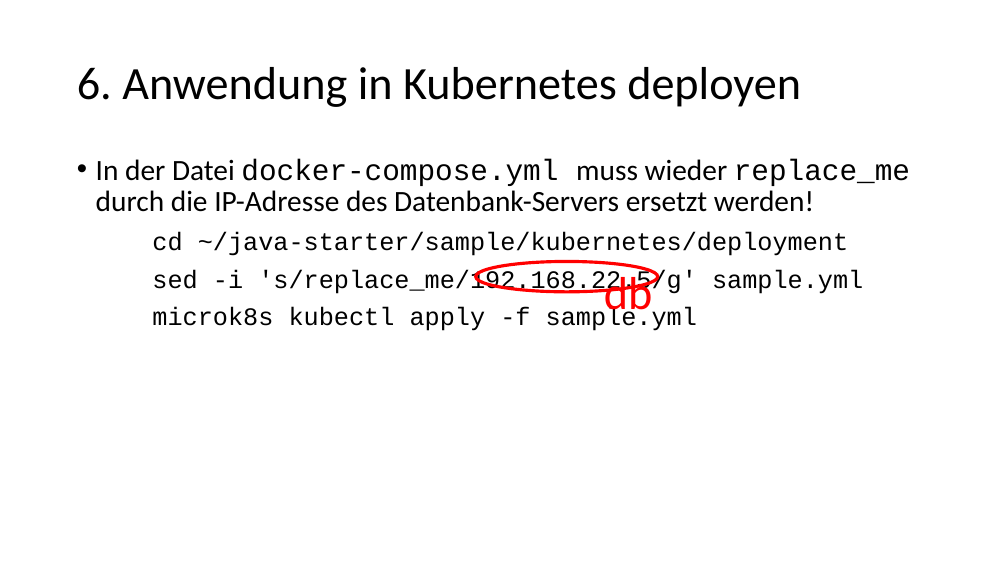
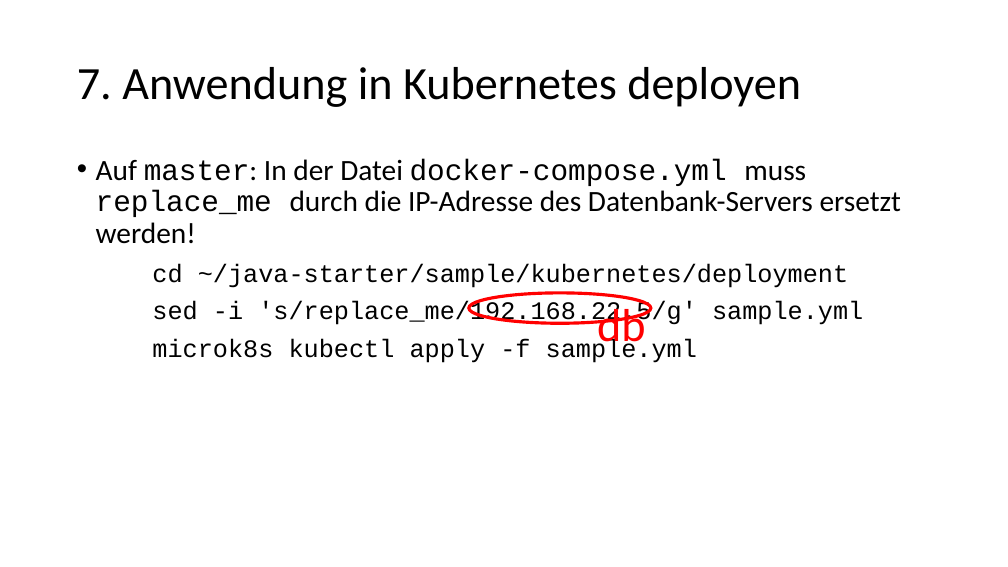
Before and after one commit to igeldo/PR4-SoSe23, a slide deck: slide 12 of sample/kubernetes/Bring your own device - Teil 2.pptx (slide 14 before the commit). Drawn at 1008x567 pixels with LibreOffice and Linux fonts; fonts in the diff are those of the drawing. Boxes give left, top, right and bottom in pixels: in the first picture for what was removed or moved away, otherwise in the second. Text is boxed around its words. In the diff, an @@ line names an element or a change of style, - is before the commit and + after.

```diff
--- a/sample/kubernetes/Bring your own device - Teil 2.pptx
+++ b/sample/kubernetes/Bring your own device - Teil 2.pptx
@@ title at [77,67,801,107]: text changed @@
-6. Anwendung in Kubernetes deployen
+7. Anwendung in Kubernetes deployen
@@ text at [96,159,902,244]: text changed @@
-• In der Datei docker-compose.yml muss wieder replace_me durch die IP-Adresse des Datenbank-Servers ersetzt werden!
+• Auf master: In der Datei docker-compose.yml muss replace_me durch die IP-Adresse des Datenbank-Servers ersetzt werden!
@@ ellipse: place and size @@
-ellipse at [476,262,658,292]
+ellipse at [469,293,651,323]
@@ text "db": place and size @@
-text "db" at [604,271,653,321]
+text "db" at [597,302,646,352]
```
Also in this commit, not shown: 9 other slides changed, 1 slide added, 3 slides removed.
